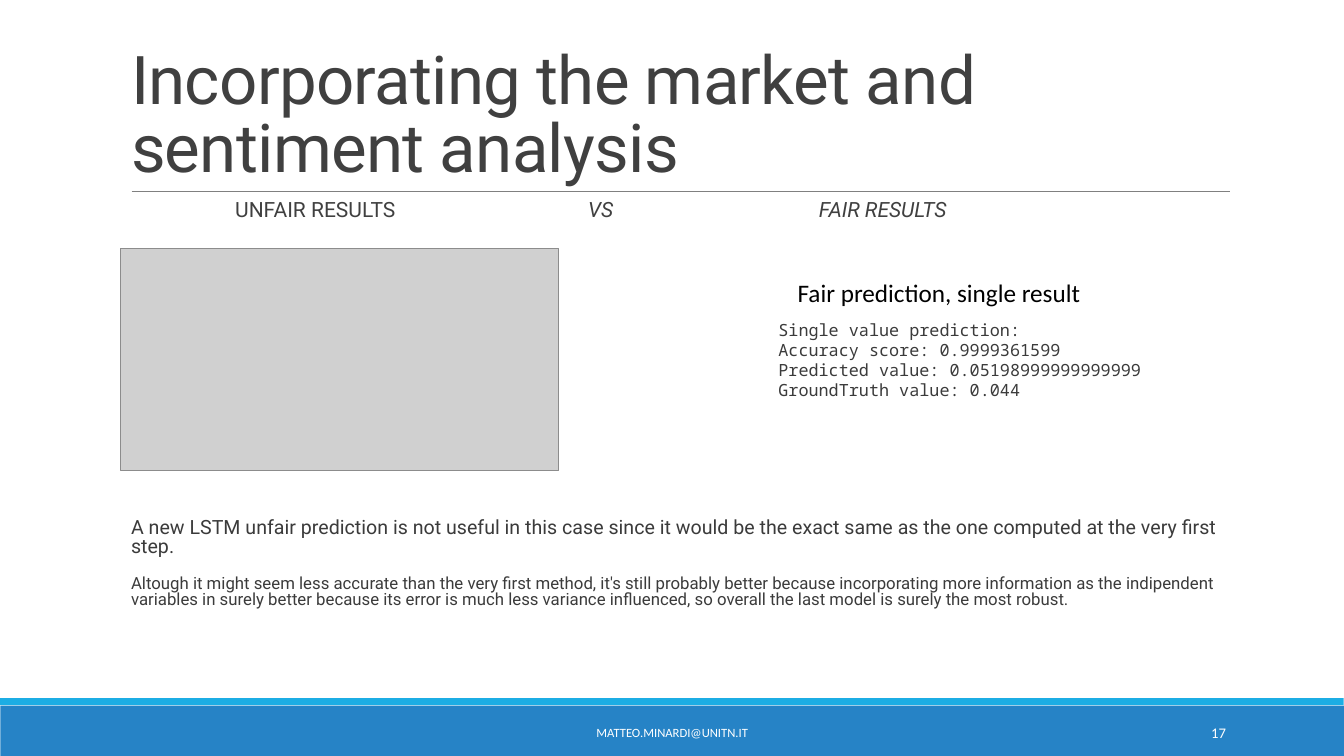
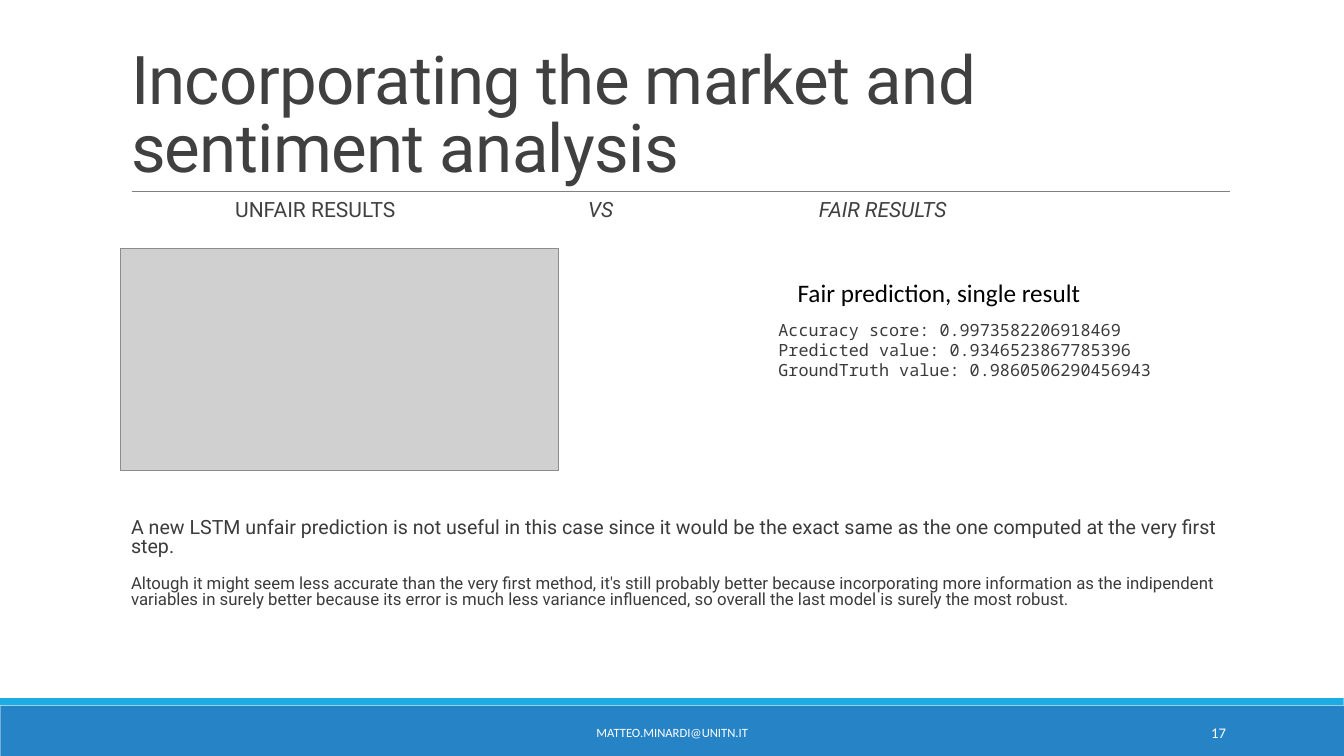
Before and after one commit to matteominardi/Futures-Contract-Pricing-Forecast-AI-for-finance, a slide deck: slide 17 of presentation.pptx. Drawn at 1344x756 pixels with LibreOffice and Linux fonts; fonts in the diff are those of the drawing; grey boxes stand for pictures. Boxes give left, top, right and bottom in pixels: in the first picture for what was removed or moved away, otherwise in the second. Text is boxed around its words. In the diff, an @@ line names an element or a change of style, - is before the commit and + after.

```diff
--- a/presentation.pptx
+++ b/presentation.pptx
@@ text at [778, 324, 1151, 376]: text changed @@
-Single value prediction:
-Accuracy score: 0.9999361599
-Predicted value: 0.05198999999999999
-GroundTruth value: 0.044
+Accuracy score: 0.9973582206918469 Predicted value: 0.9346523867785396 GroundTruth value: 0.9860506290456943
```
Also in this commit, not shown: 1 other slide changed, 1 slide added.
